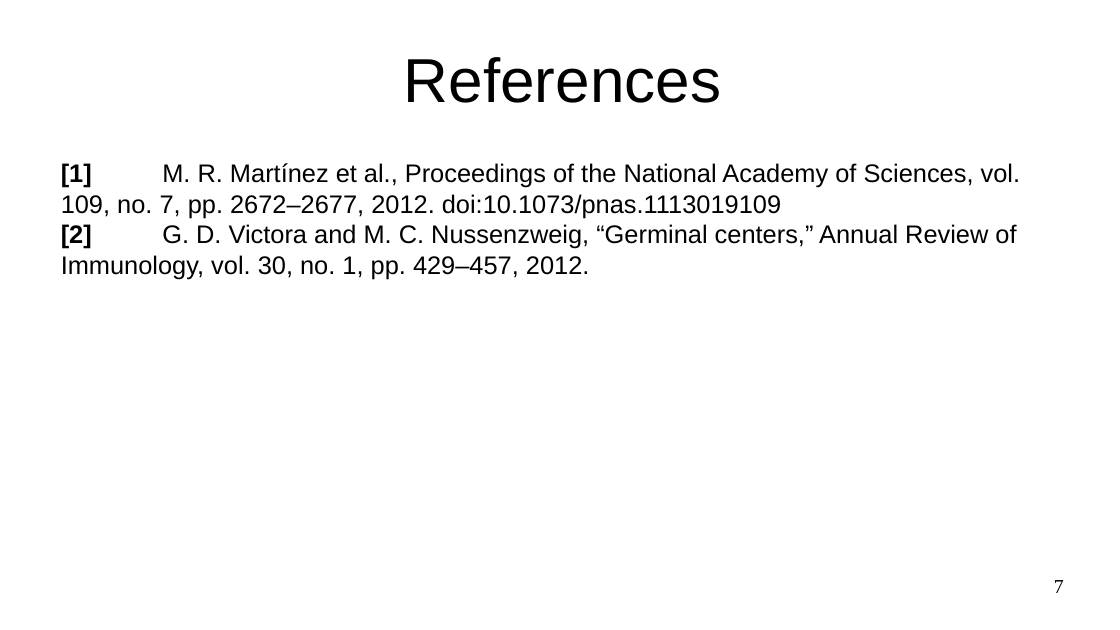
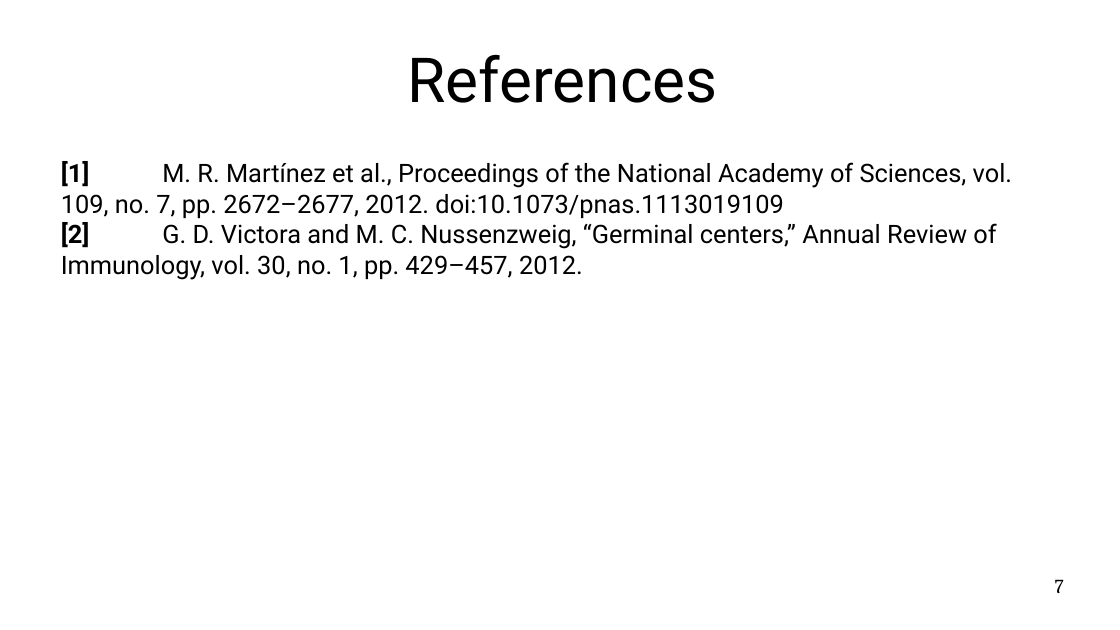
Before and after one commit to jfdev001/PlasmaCellDiff, a slide deck: slide 7 of pptx/JaredFrazier_Group1_Modelling.pptx. Drawn at 1120x630 pixels with LibreOffice and Linux fonts; fonts in the diff are those of the drawing. Boxes give left, top, right and bottom in pixels: in the first picture for what was removed or moved away, otherwise in the second. Text is boxed around its words. In the diff, an @@ line names an element or a change of style, - is before the commit and + after.

```diff
--- a/pptx/JaredFrazier_Group1_Modelling.pptx
+++ b/pptx/JaredFrazier_Group1_Modelling.pptx
@@ title "References" at box(408, 54, 718, 103): font Arial to Roboto, highlight none to #000000 @@
@@ text "[1] M. R. Martínez et ..." at box(61, 161, 1012, 280): font Arial to Roboto @@
@@ page number at box(1055, 579, 1064, 593): font Times New Roman to Cambria @@
```
Also in this commit, not shown: 7 other slides changed.
